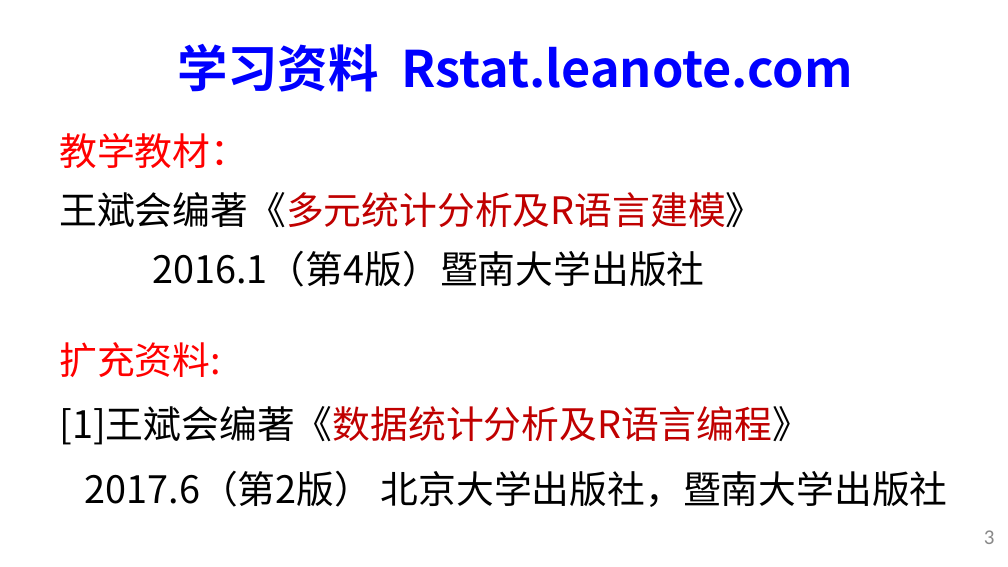
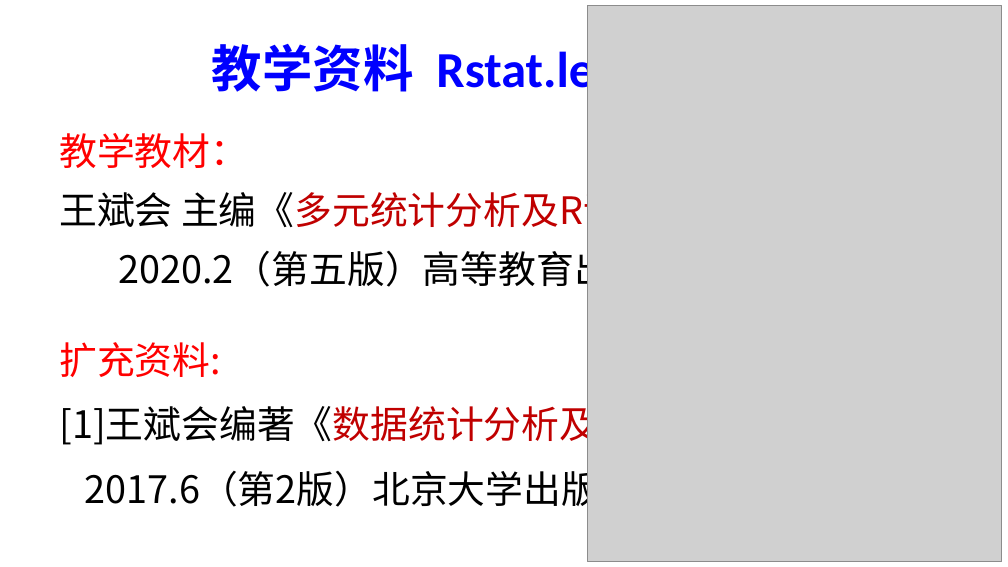
Before and after one commit to jdwbh/mvstats5, a slide deck: slide 3 of pptx/第1章 多元统计分析概述.pptx. Drawn at 1008x567 pixels with LibreOffice and Linux fonts; fonts in the diff are those of the drawing; grey boxes stand for pictures. Boxes give left, top, right and bottom in pixels: in the first picture for what was removed or moved away, otherwise in the second. Text is boxed around its words. In the diff, an @@ line names an element or a change of style, - is before the commit and + after.

```diff
--- a/pptx/第1章 多元统计分析概述.pptx
+++ b/pptx/第1章 多元统计分析概述.pptx
@@ picture added at [588, 5, 1003, 562] @@
@@ title at [212, 44, 817, 99]: text changed; font Noto Sans CJK SC to Calibri @@
-学习资料 Rstat.leanote.com
+教学资料 Rstat.leanote.com
@@ text at [59, 186, 772, 294]: text changed @@
-王斌会编著《多元统计分析及R语言建模》
-2016.1（第4版）暨南大学出版社
+王斌会 主编《多元统计分析及R语言建模》
+2020.2（第五版）高等教育出版社
@@ text at [85, 464, 940, 513]: spaces changed @@
-2017.6（第2版） 北京大学出版社，暨南大学出版社
+2017.6（第2版）北京大学出版社，暨南大学出版社
@@ page number removed at [984, 530, 995, 544] @@
-3
```
Also in this commit, not shown: 1 other slide changed, 12 other files.
